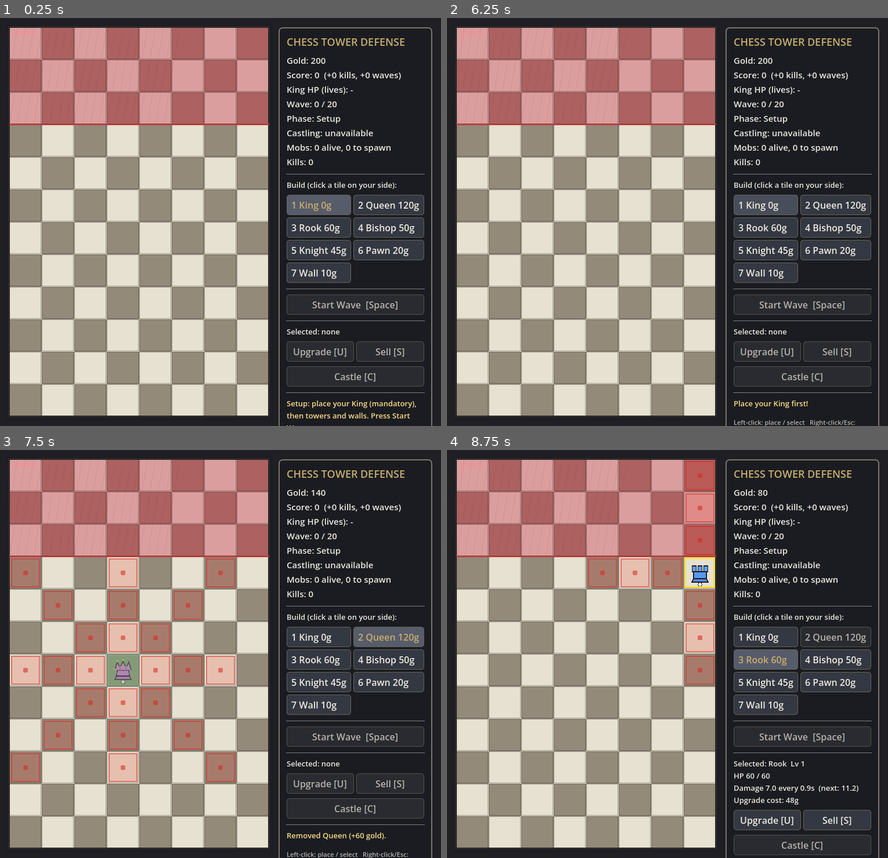
Above: before the commit, frames 1-4 (two rows, left to right).
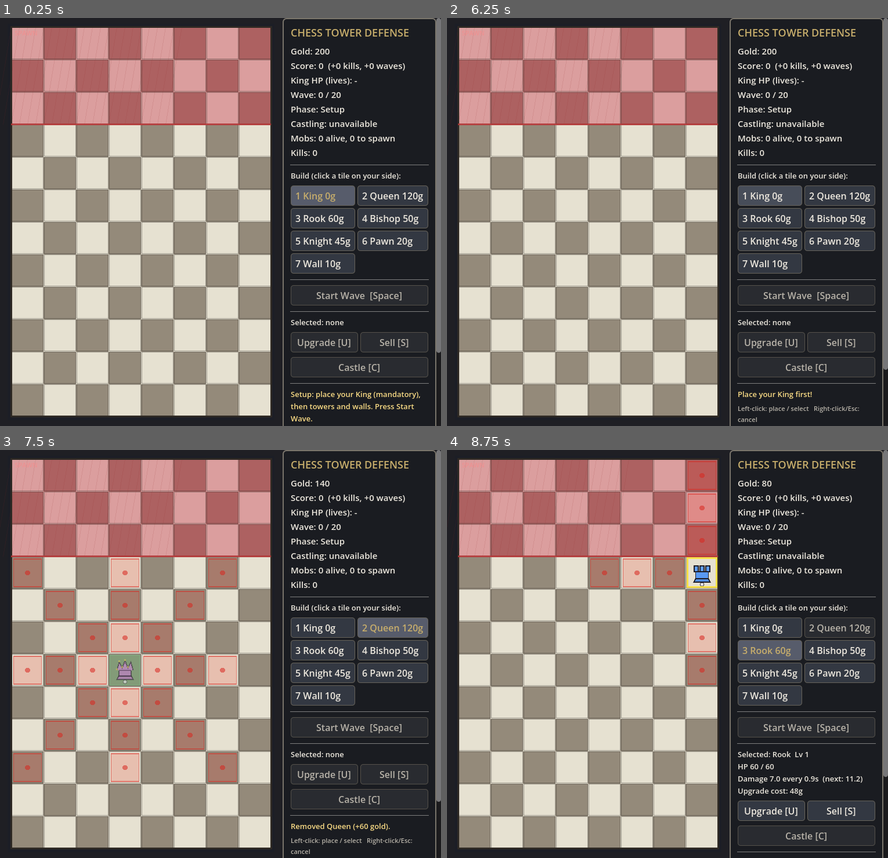
Above: after the commit, the same moments.

Repository: mhaiprojects/ChessTD-Protect-the-King
Game: Godot game, scene res://scenes/main.tscn
Two runs of this game, one before a commit and one after it. Both use one fixed random seed, a clock stepped at 60 frames per second and the inputs below.
Inputs (mouse positions are in pixels of both pictures, inside the frame that each line leads up to):
- Up to frame 1 (0.25 s): no input
- Up to frame 2 (6.25 s): click "1 King 0g" at 0.5 s; click "2 Queen 120g" at 1.25 s; click "3 Rook 60g" at 2 s; click "4 Bishop 50g" at 2.75 s; click "5 Knight 45g" at 3.5 s; click "6 Pawn 20g" at 4.25 s; click "7 Wall 10g" at 5 s; tap A at 5.75 s; move the mouse to (764, 201) at 5.77 s; tap 1 at 5.85 s; click (764, 201) at 5.92 s; tap Space at 6.02 s
- Up to frame 3 (7.5 s): tap A at 6.5 s; move the mouse to (132, 674) at 6.52 s; hold S 6.53-7.25 s; tap 2 at 6.6 s; click (132, 674) at 6.67 s; tap Space at 6.77 s; click "Sell [S]" at 7.25 s
- Up to frame 4 (8.75 s): tap A at 8 s; move the mouse to (711, 564) at 8.02 s; tap 3 at 8.1 s; click (711, 564) at 8.17 s

The runs differ from the first frame. In frame 1, 16% of the frame differs, in the area x 2-100%, y 0-100%; in frame 2, 16%; in frame 3, 17%; in frame 4, 17%.

Commit message:
2026-11-17 21:17 AEDT: Responsive layout — resizable window, scaled board, scrollable HUD.
Co-authored-by: Cursor <cursoragent@cursor.com>

Diff:
--- a/project.godot
+++ b/project.godot
@@ -1,18 +1,33 @@
 ; Engine configuration file.
+; It's best edited using the editor UI and not directly,
+; since the parameters that go here are not all obvious.
+;
+; Format:
+;   [section] ; section goes between []
+;   param=value ; assign values to parameters
+
 config_version=5
+
+[animation]
+
+compatibility/default_parent_skeleton_in_mesh_instance_3d=true
 
 [application]
 
 config/name="Chess Tower Defense"
 config/description="Minimal vector-graphics tower defense PoC with chess-piece towers."
 run/main_scene="res://scenes/main.tscn"
-config/features=PackedStringArray("4.2", "GL Compatibility")
+config/features=PackedStringArray("4.7", "GL Compatibility")
 
 [display]
 
 window/size/viewport_width=760
 window/size/viewport_height=704
+window/size/resizable=true
+window/size/min_width=640
+window/size/min_height=480
 window/stretch/mode="canvas_items"
+window/stretch/aspect="expand"
 
 [rendering]
 
--- a/scripts/game.gd
+++ b/scripts/game.gd
@@ -10,8 +10,10 @@
 
 const COLS := 8
 const ROWS := 12
-const TILE := 56.0
-const ORIGIN := Vector2(16, 16)
+const BASE_TILE := 56.0
+const BASE_MARGIN := 16.0
+var tile_size := BASE_TILE
+var board_origin := Vector2(BASE_MARGIN, BASE_MARGIN)
 const PLAYER_MIN_ROW := 3          # rows 0..2 = enemy spawn zone, 3..11 = player side
 const MAX_WAVES := 20
 const START_GOLD := 200
@@ -156,12 +158,32 @@
 
 
 func cell_center(c: Vector2) -> Vector2:
-	return ORIGIN + (c + Vector2(0.5, 0.5)) * TILE
+	return board_origin + (c + Vector2(0.5, 0.5)) * tile_size
 
 
 func world_to_cell(p: Vector2) -> Vector2i:
-	var q := (p - ORIGIN) / TILE
+	var q := (p - board_origin) / tile_size
 	return Vector2i(floori(q.x), floori(q.y))
+
+
+## Fit the board grid into `area` (viewport/canvas coordinates). Keeps mouse mapping aligned with drawing.
+func fit_to_rect(area: Rect2) -> void:
+	if area.size.x < 32.0 or area.size.y < 32.0:
+		return
+	var pad := 8.0
+	var inner := Rect2(area.position + Vector2(pad, pad), area.size - Vector2(pad * 2.0, pad * 2.0))
+	var margin := maxf(8.0, BASE_MARGIN * 0.5)
+	var tw := (inner.size.x - margin * 2.0) / float(COLS)
+	var th := (inner.size.y - margin * 2.0) / float(ROWS)
+	tile_size = maxf(20.0, minf(tw, th))
+	var grid := Vector2(COLS * tile_size, ROWS * tile_size)
+	board_origin = inner.position + (inner.size - grid) * 0.5
+	queue_redraw()
+
+
+func board_viewport_rect() -> Rect2:
+	var grid := Vector2(COLS * tile_size, ROWS * tile_size)
+	return Rect2(board_origin, grid).grow(BASE_MARGIN * 0.75)
 
 
 func _paths_exist_to_goal(goal: Vector2i, extra: Array) -> bool:
@@ -689,11 +711,15 @@
 
 # ---------------------------------------------------------------- input
 
+func _pointer_canvas_pos(event: InputEventMouse) -> Vector2:
+	return get_viewport().get_canvas_transform().affine_inverse() * event.position
+
+
 func _unhandled_input(event: InputEvent) -> void:
 	if event is InputEventMouseMotion:
-		hover = world_to_cell(to_local(event.position))
+		hover = world_to_cell(_pointer_canvas_pos(event))
 	elif event is InputEventMouseButton and event.pressed:
-		handle_click(world_to_cell(to_local(event.position)), event.button_index)
+		handle_click(world_to_cell(_pointer_canvas_pos(event)), event.button_index)
 	elif event is InputEventKey and event.pressed and not event.echo:
 		match event.keycode:
 			KEY_1, KEY_2, KEY_3, KEY_4, KEY_5, KEY_6, KEY_7:
@@ -735,26 +761,27 @@
 
 func _draw() -> void:
 	var font := ThemeDB.fallback_font
-	var board := Rect2(ORIGIN, Vector2(COLS, ROWS) * TILE)
+	var board := Rect2(board_origin, Vector2(COLS, ROWS) * tile_size)
 	draw_rect(board.grow(6), DA.BG_DARK)
 	for y in ROWS:
 		for x in COLS:
-			var r := Rect2(ORIGIN + Vector2(x, y) * TILE, Vector2(TILE, TILE))
+			var r := Rect2(board_origin + Vector2(x, y) * tile_size, Vector2(tile_size, tile_size))
 			var light: bool = (x + y) % 2 == 0
 			var col: Color = DA.SQ_LIGHT if light else DA.SQ_DARK
 			if y < PLAYER_MIN_ROW:
 				col = DA.SPAWN_LIGHT if light else DA.SPAWN_DARK
 			draw_rect(r, col)
 			draw_rect(r.grow(-1), DA.GRID_LINE, false, 1.0)
-	var spawn_r := Rect2(ORIGIN, Vector2(COLS * TILE, PLAYER_MIN_ROW * TILE))
+	var spawn_r := Rect2(board_origin, Vector2(COLS * tile_size, PLAYER_MIN_ROW * tile_size))
 	for i in range(COLS * 2 + PLAYER_MIN_ROW * 2):
 		var t: float = float(i) * 14.0
 		draw_line(spawn_r.position + Vector2(t, 0), spawn_r.position + Vector2(t - 28, spawn_r.size.y), Color(0.55, 0.15, 0.15, 0.12), 1.0)
 	draw_rect(board, DA.FRAME_LINE, false, 3.0)
-	var div_y := ORIGIN + Vector2(0, PLAYER_MIN_ROW * TILE)
-	draw_line(div_y, div_y + Vector2(COLS * TILE, 0), DA.SPAWN_DIVIDER, 3.0)
+	var div_y := board_origin + Vector2(0, PLAYER_MIN_ROW * tile_size)
+	draw_line(div_y, div_y + Vector2(COLS * tile_size, 0), DA.SPAWN_DIVIDER, 3.0)
+	var lbl_scale := maxf(0.65, tile_size / BASE_TILE)
 	draw_string(
-		font, ORIGIN + Vector2(6, 14), "SPAWN", HORIZONTAL_ALIGNMENT_LEFT, 80, 11,
+		font, board_origin + Vector2(6, 14 * lbl_scale), "SPAWN", HORIZONTAL_ALIGNMENT_LEFT, 80, int(11 * lbl_scale),
 		Color(0.95, 0.55, 0.55, 0.75)
 	)
 
@@ -763,7 +790,7 @@
 		hl = attack_tiles_for(selected)
 	elif build_type >= 0 and in_bounds(hover):
 		var ok: String = can_place(build_type, hover)
-		var tile_r := Rect2(ORIGIN + Vector2(hover) * TILE, Vector2(TILE, TILE)).grow(-2)
+		var tile_r := Rect2(board_origin + Vector2(hover) * tile_size, Vector2(tile_size, tile_size)).grow(-2)
 		var hover_col := DA.HOVER_OK if ok == "" else DA.HOVER_BAD
 		draw_rect(tile_r, hover_col)
 		draw_rect(tile_r, hover_col.lightened(0.2), false, 2.0)
@@ -773,7 +800,7 @@
 				hl[t] = true
 		_draw_piece_shape(build_type, cell_center(Vector2(hover)), 1, 1.0, 0.0, prev_a)
 	for t in hl:
-		var ar := Rect2(ORIGIN + Vector2(t) * TILE, Vector2(TILE, TILE)).grow(-4)
+		var ar := Rect2(board_origin + Vector2(t) * tile_size, Vector2(tile_size, tile_size)).grow(-4)
 		draw_rect(ar, DA.ATTACK_FILL)
 		draw_rect(ar, DA.ATTACK_RING, false, 1.5)
 		draw_circle(cell_center(Vector2(t)), 4.5, DA.ATTACK_RING)
@@ -782,12 +809,12 @@
 		var p = pieces[c]
 		_draw_piece_shape(p.type, cell_center(Vector2(c)), p.level, p.hp / p.max_hp, p.flash, 1.0)
 	if pieces.has(selected):
-		var sr := Rect2(ORIGIN + Vector2(selected) * TILE, Vector2(TILE, TILE)).grow(-3)
+		var sr := Rect2(board_origin + Vector2(selected) * tile_size, Vector2(tile_size, tile_size)).grow(-3)
 		draw_rect(sr, DA.SELECT_RING, false, 3.0)
 
 	if not castling_used and has_king():
 		for c in castle_rooks_eligible():
-			var cr := Rect2(ORIGIN + Vector2(c) * TILE, Vector2(TILE, TILE)).grow(-5)
+			var cr := Rect2(board_origin + Vector2(c) * tile_size, Vector2(tile_size, tile_size)).grow(-5)
 			draw_rect(cr, DA.CASTLE_FILL)
 			draw_rect(cr, DA.CASTLE_BORDER, false, 2.0)
 
@@ -806,7 +833,7 @@
 		draw_circle(s.to, 4.0, col)
 
 	if phase == Phase.GAME_OVER or phase == Phase.VICTORY:
-		var box := Rect2(ORIGIN + Vector2(0, 4.5 * TILE), Vector2(COLS * TILE, 2.5 * TILE))
+		var box := Rect2(board_origin + Vector2(0, 4.5 * tile_size), Vector2(COLS * tile_size, 2.5 * tile_size))
 		draw_rect(box, Color(0.05, 0.05, 0.07, 0.82))
 		draw_rect(box.grow(-4), DA.UI_BORDER, false, 2.0)
 		var head: String = PHASE_NAMES[phase]
--- a/scripts/ui.gd
+++ b/scripts/ui.gd
@@ -1,11 +1,15 @@
 extends CanvasLayer
-## Side panel HUD built in code: stats, build palette, wave/upgrade/sell controls.
+## HUD: responsive side panel + overlays; notifies Game to fit the board in the left pane.
 
 const P := preload("res://scripts/pieces.gd")
 const HS := preload("res://scripts/highscores.gd")
 const DA := preload("res://scripts/draw_art.gd")
 
 var game
+var layout_root: Control
+var board_host: Control
+var hud_scroll: ScrollContainer
+var hud_panel: PanelContainer
 var lbl_stats: Label
 var lbl_sel: Label
 var lbl_msg: Label
@@ -27,14 +31,43 @@
 func _ready() -> void:
 	game = get_parent().get_node("Game")
 	_ui_styles = DA.make_ui_styles()
-	var panel := PanelContainer.new()
-	panel.position = Vector2(480, 16)
-	panel.custom_minimum_size = Vector2(264, 672)
-	panel.add_theme_stylebox_override("panel", _ui_styles.panel)
-	add_child(panel)
+	_build_responsive_shell()
+	call_deferred("_refresh_layout")
+
+
+func _build_responsive_shell() -> void:
+	layout_root = Control.new()
+	layout_root.set_anchors_preset(Control.PRESET_FULL_RECT)
+	layout_root.mouse_filter = Control.MOUSE_FILTER_IGNORE
+	add_child(layout_root)
+
+	var hbox := HBoxContainer.new()
+	hbox.set_anchors_preset(Control.PRESET_FULL_RECT)
+	hbox.add_theme_constant_override("separation", 8)
+	layout_root.add_child(hbox)
+
+	board_host = Control.new()
+	board_host.mouse_filter = Control.MOUSE_FILTER_IGNORE
+	board_host.size_flags_horizontal = Control.SIZE_EXPAND_FILL
+	board_host.size_flags_vertical = Control.SIZE_EXPAND_FILL
+	hbox.add_child(board_host)
+
+	hud_scroll = ScrollContainer.new()
+	hud_scroll.custom_minimum_size = Vector2(228, 0)
+	hud_scroll.size_flags_vertical = Control.SIZE_EXPAND_FILL
+	hud_scroll.size_flags_horizontal = Control.SIZE_SHRINK_END
+	hud_scroll.horizontal_scroll_mode = ScrollContainer.SCROLL_MODE_DISABLED
+	hbox.add_child(hud_scroll)
+
+	hud_panel = PanelContainer.new()
+	hud_panel.size_flags_horizontal = Control.SIZE_EXPAND_FILL
+	hud_panel.custom_minimum_size = Vector2(228, 0)
+	hud_panel.add_theme_stylebox_override("panel", _ui_styles.panel)
+	hud_scroll.add_child(hud_panel)
+
 	var v := VBoxContainer.new()
 	v.add_theme_constant_override("separation", 8)
-	panel.add_child(v)
+	hud_panel.add_child(v)
 
 	v.add_child(_label("CHESS TOWER DEFENSE", 18, true))
 	lbl_stats = _label("", 15)
@@ -77,9 +110,6 @@
 	lbl_msg = _label("", 13)
 	lbl_msg.add_theme_color_override("font_color", Color(0.98, 0.86, 0.52))
 	v.add_child(lbl_msg)
-	var spacer := Control.new()
-	spacer.size_flags_vertical = Control.SIZE_EXPAND_FILL
-	v.add_child(spacer)
 	v.add_child(
 		_label(
 			"Left-click: place / select   Right-click/Esc: cancel\nAttack squares highlight in red.",
@@ -93,32 +123,88 @@
 	btn_restart.pressed.connect(_on_restart)
 	v.add_child(btn_restart)
 
-	overlay_final = _overlay_panel(Vector2(56, 420), Vector2(368, 200))
+	overlay_final = _overlay_panel()
 	overlay_final.z_index = 5
 	lbl_final_body = _overlay_label(overlay_final)
-	overlay_leaderboard = _overlay_panel(Vector2(24, 48), Vector2(432, 560))
+	overlay_leaderboard = _overlay_panel()
 	overlay_leaderboard.z_index = 4
 	lbl_leaderboard_body = _overlay_label(overlay_leaderboard)
 	var lb_close := _button("Close [L / Esc]")
 	lb_close.pressed.connect(func(): overlay_leaderboard.visible = false)
 	overlay_leaderboard.get_child(0).add_child(lb_close)
 
+	get_viewport().size_changed.connect(_refresh_layout)
+
+
+func _refresh_layout() -> void:
+	if layout_root == null or board_host == null or game == null:
+		return
+	call_deferred("_apply_layout")
+
+
+func _apply_layout() -> void:
+	if layout_root == null or board_host == null or game == null:
+		return
+	var vp := get_viewport().get_visible_rect()
+	layout_root.set_deferred("size", vp.size)
+	var board_rect := board_host.get_global_rect()
+	if board_rect.size.x < 1.0:
+		board_rect = Rect2(Vector2.ZERO, Vector2(vp.size.x - hud_scroll.size.x, vp.size.y))
+	game.fit_to_rect(board_rect)
+	_position_overlays(vp)
+
+
+func apply_layout_now() -> void:
+	if layout_root == null:
+		return
+	var vp := get_viewport().get_visible_rect()
+	layout_root.size = vp.size
+	layout_root.get_parent()  # flush
+	var board_rect := board_host.get_global_rect()
+	game.fit_to_rect(board_rect)
+	_position_overlays(vp)
+
+
+func _position_overlays(vp: Rect2) -> void:
+	var board_r: Rect2 = game.board_viewport_rect()
+	var final_sz := Vector2(minf(400, vp.size.x * 0.55), minf(220, vp.size.y * 0.35))
+	overlay_final.custom_minimum_size = final_sz
+	overlay_final.size = final_sz
+	overlay_final.position = board_r.position + (board_r.size - final_sz) * 0.5
+	var lb_sz := Vector2(minf(480, vp.size.x * 0.82), minf(560, vp.size.y * 0.88))
+	overlay_leaderboard.custom_minimum_size = lb_sz
+	overlay_leaderboard.size = lb_sz
+	overlay_leaderboard.position = (vp.size - lb_sz) * 0.5
+
+
+func _controls_inside_viewport() -> bool:
+	var vp := get_viewport().get_visible_rect()
+	if hud_scroll == null:
+		return true
+	var hud_r := hud_scroll.get_global_rect()
+	if hud_r.position.y < -1.0:
+		return false
+	if hud_r.end.y > vp.size.y + 2.0:
+		return false
+	if hud_r.end.x > vp.size.x + 2.0:
+		return false
+	return true
+
 
 func _label(text: String, size: int, title: bool = false, col: Color = DA.UI_TEXT) -> Label:
 	var l := Label.new()
 	l.text = text
 	l.add_theme_font_size_override("font_size", size)
 	l.autowrap_mode = TextServer.AUTOWRAP_WORD_SMART
-	l.custom_minimum_size.x = 232
+	l.size_flags_horizontal = Control.SIZE_EXPAND_FILL
 	l.add_theme_color_override("font_color", DA.UI_ACCENT if title else col)
 	return l
 
 
-func _overlay_panel(pos: Vector2, size: Vector2) -> PanelContainer:
+func _overlay_panel() -> PanelContainer:
 	var p := PanelContainer.new()
 	p.visible = false
-	p.position = pos
-	p.custom_minimum_size = size
+	p.mouse_filter = Control.MOUSE_FILTER_STOP
 	add_child(p)
 	var box := VBoxContainer.new()
 	box.add_theme_constant_override("separation", 8)
--- a/tests/test_runner.gd
+++ b/tests/test_runner.gd
@@ -87,6 +87,8 @@
 	test_scoring_and_highscores()
 	print("== Main scene + UI + mouse input ==")
 	await test_scene()
+	print("== Responsive layout ==")
+	await test_responsive_layout()
 	print("\nRESULT: %d passed, %d failed" % [passed, failed])
 	quit(1 if failed > 0 else 0)
 
@@ -644,12 +646,52 @@
 	check(FileAccess.file_exists(_hs_test_path()), "High score file created at override path")
 
 
+func _set_viewport_size(scene: Node, sz: Vector2i) -> void:
+	DisplayServer.window_set_size(sz)
+	var vp: Viewport = scene.get_viewport()
+	vp.size = sz
+	vp.size = sz
+
+
+func test_responsive_layout() -> void:
+	var scene = load("res://scenes/main.tscn").instantiate()
+	root.add_child(scene)
+	var g = scene.get_node("Game")
+	var ui = scene.get_node("UI")
+	for sz in [Vector2i(760, 704), Vector2i(1280, 720), Vector2i(1920, 1080), Vector2i(640, 480)]:
+		_set_viewport_size(scene, sz)
+		for i in 2:
+			await process_frame
+		ui.apply_layout_now()
+		await process_frame
+		check(ui._controls_inside_viewport(), "HUD panel visible inside viewport at %s" % sz)
+		var br: Rect2 = g.board_viewport_rect()
+		var vp_r: Rect2 = scene.get_viewport().get_visible_rect()
+		check(
+			br.position.x >= -2.0 and br.position.y >= -2.0
+			and br.end.x <= vp_r.size.x + 2.0 and br.end.y <= vp_r.size.y + 2.0,
+			"Board rect inside viewport at %s" % sz
+		)
+		g.reset()
+		g.build_type = P.KING
+		var ev := InputEventMouseButton.new()
+		ev.button_index = MOUSE_BUTTON_LEFT
+		ev.pressed = true
+		ev.position = g.cell_center(Vector2(3, 11))
+		g._unhandled_input(ev)
+		check(g.king_cell == Vector2i(3, 11), "Mouse-to-tile correct at viewport %s" % sz)
+	scene.queue_free()
+	await process_frame
+
+
 func test_scene() -> void:
 	var scene = load("res://scenes/main.tscn").instantiate()
 	root.add_child(scene)
 	for i in 3: await process_frame
 	var g = scene.get_node("Game")
 	var ui = scene.get_node("UI")
+	ui.apply_layout_now()
+	await process_frame
 	check(g != null and ui.build_buttons.size() == 7 and ui.btn_start != null and ui.btn_leaderboard != null, "Main scene loads with HUD (7 build buttons)")
 	# Simulate a real left click on tile (3,11) with King selected
 	var ev := InputEventMouseButton.new()
Binary file changed: docs/screenshot.png
